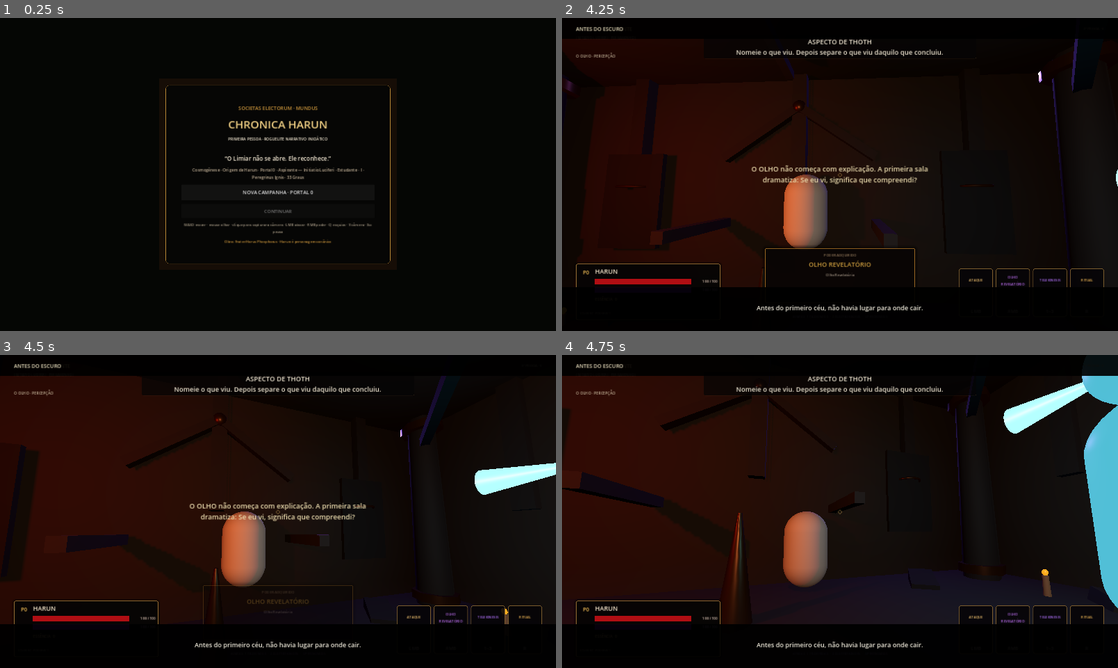
Above: before the commit, frames 1-4 (two rows, left to right).
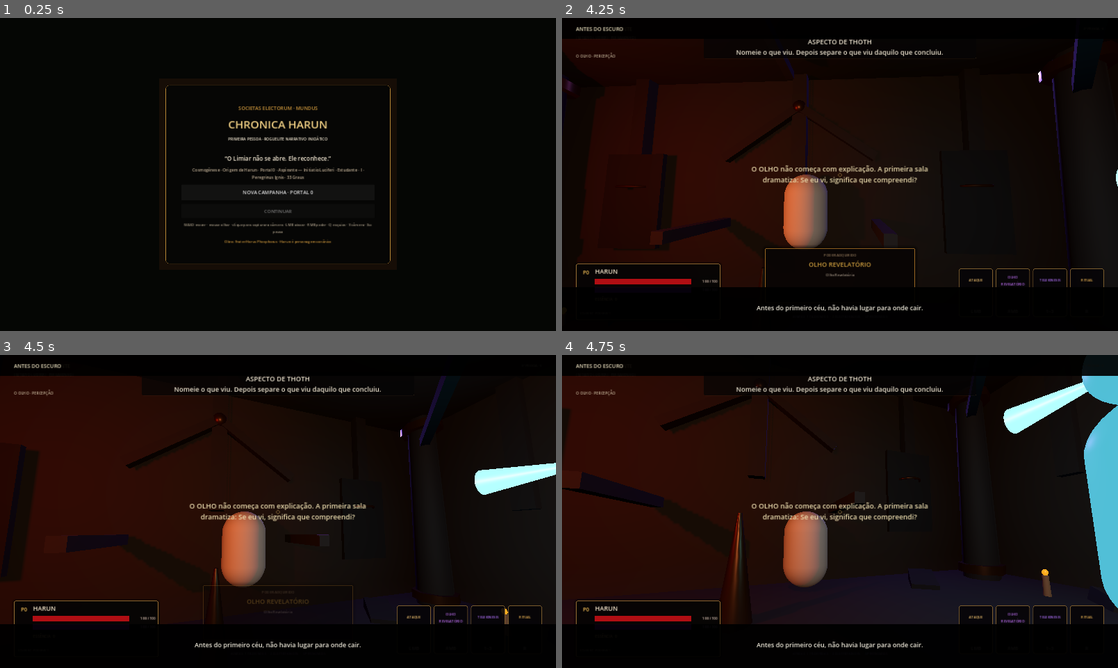
Above: after the commit, the same moments.

Repository: neuralSynapse/societaselectorum
Game: Godot game, scene res://scenes/boot/Main.tscn
Two runs of this game, one before a commit and one after it. Both use one fixed random seed, a clock stepped at 60 frames per second and the inputs below.
Inputs (mouse positions are in pixels of both pictures, inside the frame that each line leads up to):
- Up to frame 1 (0.25 s): no input
- Up to frame 2 (4.25 s): click "NOVA CAMPANHA · PORTAL 0" at 0.5 s; tap Enter (ui_accept) at 1.25 s; move the mouse to (867, 174) at 1.27 s; hold V (camera_toggle) 1.28-2.03 s; hold W (move_forward) from 1.28 s (still down); click (867, 174) at 1.42 s; tap Space (jump) at 1.52, 2.27, 3.77 s; move the mouse to (812, 174) at 2.02 s; tap C (consume) at 2.1 s; move the mouse to (851, 168) at 2.77 s; hold Q (dodge) 2.78-3.53 s; move the mouse to (834, 180) at 3.52 s; tap R (instrument) at 3.6 s; click (834, 180) at 3.67 s
- Up to frame 3 (4.5 s): keep holding W (move_forward); move the mouse to (316, 514) at 4.27 s; hold E (interact) from 4.28 s (still down)
- Up to frame 4 (4.75 s): keep holding W (move_forward); keep holding E (interact); tap Space (jump) at 4.52 s

Frames 1-3 are identical in both runs. In frame 4, 0.7% of the frame differs, in the area x 34-66%, y 46-54%.

Commit message:
feat: narrate visible story text and sync subtitle duration

Diff:
--- a/game/chronica-harun/autoload/NarratorDirector.gd
+++ b/game/chronica-harun/autoload/NarratorDirector.gd
@@ -4,7 +4,7 @@
 signal narration_stopped
 
 const LANGUAGE := "pt-BR"
-const NARRATIVE_LABEL_NAMES := ["Subtitle", "StoryMessage", "ChoicePrompt"]
+const NARRATIVE_LABEL_NAMES := ["Subtitle", "StoryMessage", "ChoicePrompt", "RevealLabel", "Message"]
 const MIN_DURATION := 2.4
 const MAX_DURATION := 22.0
 
@@ -89,13 +89,36 @@
             if not (candidate is Label):
                 continue
             var label := candidate as Label
+            var raw_text := label.text
+            if node_name == "Message" and "\n" not in raw_text:
+                continue
             var path := String(label.get_path())
-            var text := _normalize_text(label.text)
+            var text := _normalize_text(raw_text)
             var previous := String(_last_text_by_path.get(path, ""))
             _last_text_by_path[path] = text
             if text.is_empty() or text == previous or not label.is_visible_in_tree():
                 continue
-            speak(text, StringName(node_name.to_lower()), true)
+            var duration := speak(text, StringName(node_name.to_lower()), true)
+            _extend_visible_duration(label, node_name, duration)
+
+func _extend_visible_duration(label: Label, node_name: String, duration: float) -> void:
+    if duration <= 0.0:
+        return
+    var current: Node = label
+    while current != null:
+        if node_name == "Subtitle" and current is NarrativePresentationController:
+            var presentation := current as NarrativePresentationController
+            presentation.line_timer = maxf(presentation.line_timer, duration + 0.25)
+            return
+        if node_name == "StoryMessage" and current is NarrativePresentationController:
+            var presentation := current as NarrativePresentationController
+            presentation.message_timer = maxf(presentation.message_timer, duration + 0.25)
+            return
+        if node_name == "Message" and current is HUDController:
+            var hud := current as HUDController
+            hud.hide_timer = maxf(hud.hide_timer, duration + 0.25)
+            return
+        current = current.get_parent()
 
 func _select_native_voice() -> String:
     var voices := DisplayServer.tts_get_voices()
